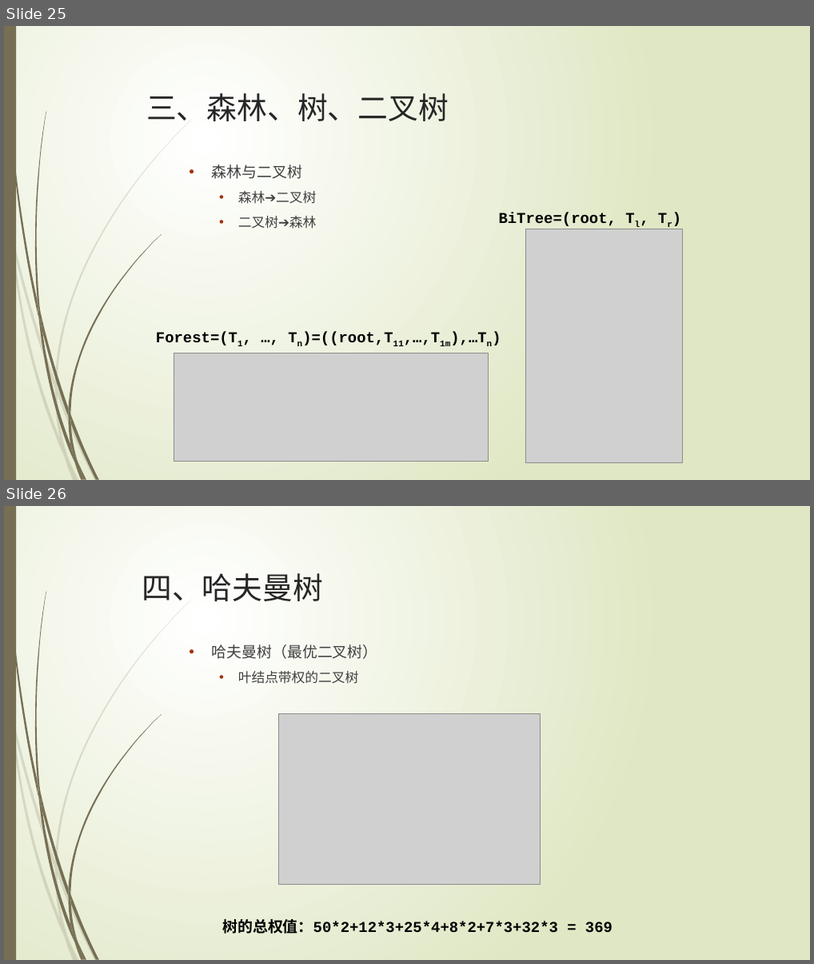
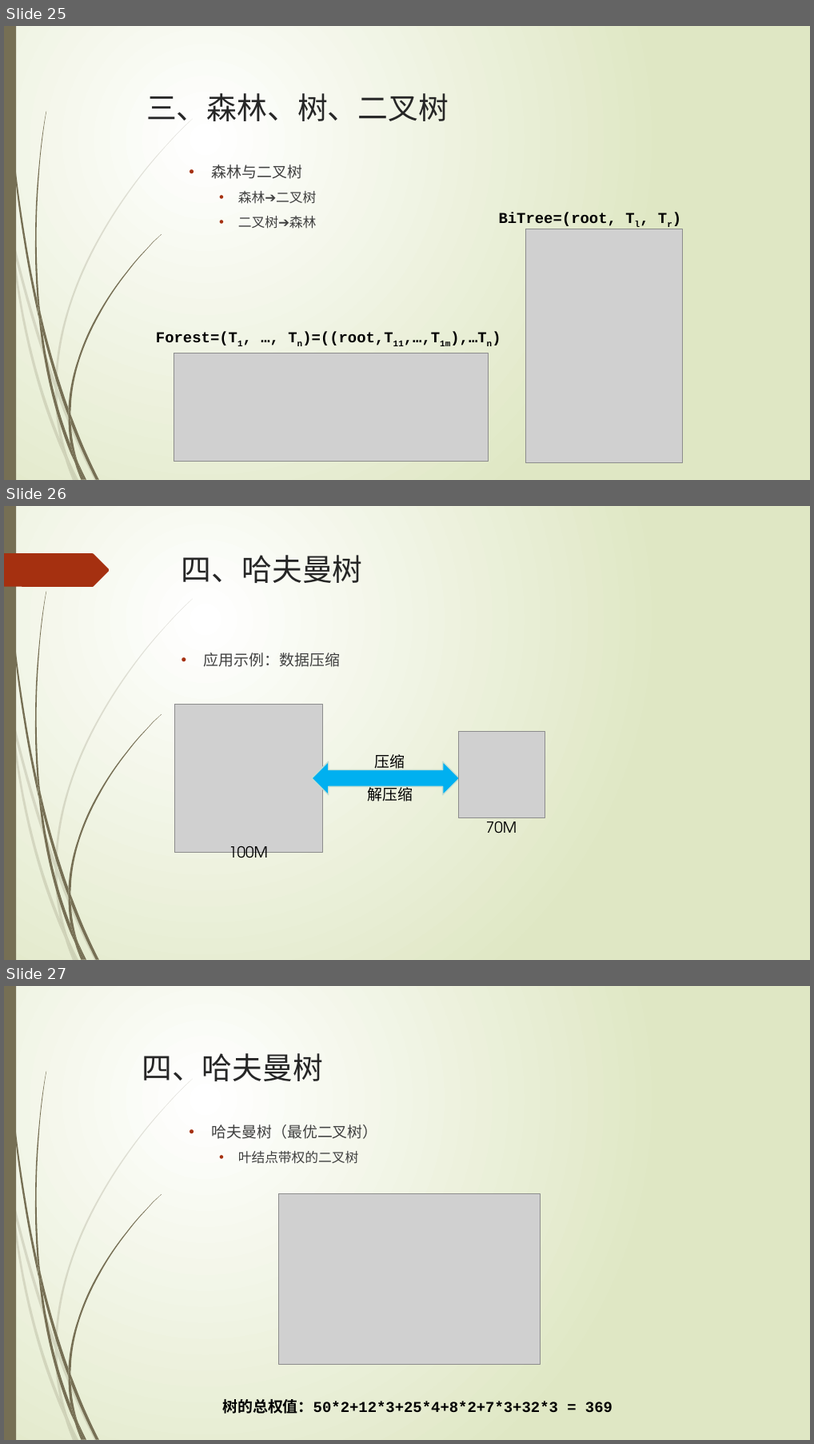
Before and after one commit to TeacherPeng/Datastruct, a slide deck: 教案/第06章 树、二叉树和森林.pptx. Shown one above the other, each under a label of ours: slides 25 and 26 before the commit, slides 25, 26 and 27 after it. The pictures are 814x964 and 814x1444 pixels, drawn with LibreOffice and Linux fonts; fonts in the diff are those of the drawing; grey boxes stand for pictures. Boxes give left, top, right and bottom in pixels: in the first picture for what was removed or moved away, otherwise in the second. Text is boxed around its words. In the diff, an @@ line names an element or a change of style, - is before the commit and + after.

Commit message:
更新教案，加入部分应用示例说明。

```diff
--- a/教案/第06章 树、二叉树和森林.pptx
+++ b/教案/第06章 树、二叉树和森林.pptx
@@ slide 26 added at [4,506,810,960], background gradient #FFFFFF to #DFE8C4; not listed: 23 template elements that a slide beside it also shows @@
@@ freeform shape added at [4,553,110,587], fill #A53010 @@
@@ title added at [182,555,363,583], 36 pt, text #262626 @@
+四、哈夫曼树
@@ text added at [204,652,340,667], 18 pt, text #404040 @@
+• 应用示例：数据压缩
@@ picture added at [175,704,323,852] @@
@@ picture added at [459,732,545,817] @@
@@ left right arrow added at [312,761,459,795], fill #00B0F0, outline #C3DED3 1.25 pt @@
@@ text added at [375,754,406,771], 18 pt, text #000000 @@
+压缩
@@ text added at [367,784,413,804], 18 pt, text #000000 @@
+解压缩
@@ text added at [486,817,517,833], 18 pt, text #000000 @@
+70M
@@ text added at [229,846,268,857], 18 pt, text #000000 @@
+100M
@@ what was slide 26 is now slide 27 @@
```
Also in this commit, not shown: 2 other files.
